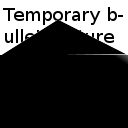
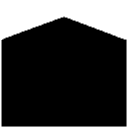
Layers edited between the first and the second 128×128 image:
removed layer "Temporary b- ..." over <box>3,7,123,43</box>
painted on "Background" over <box>0,13,128,128</box>
